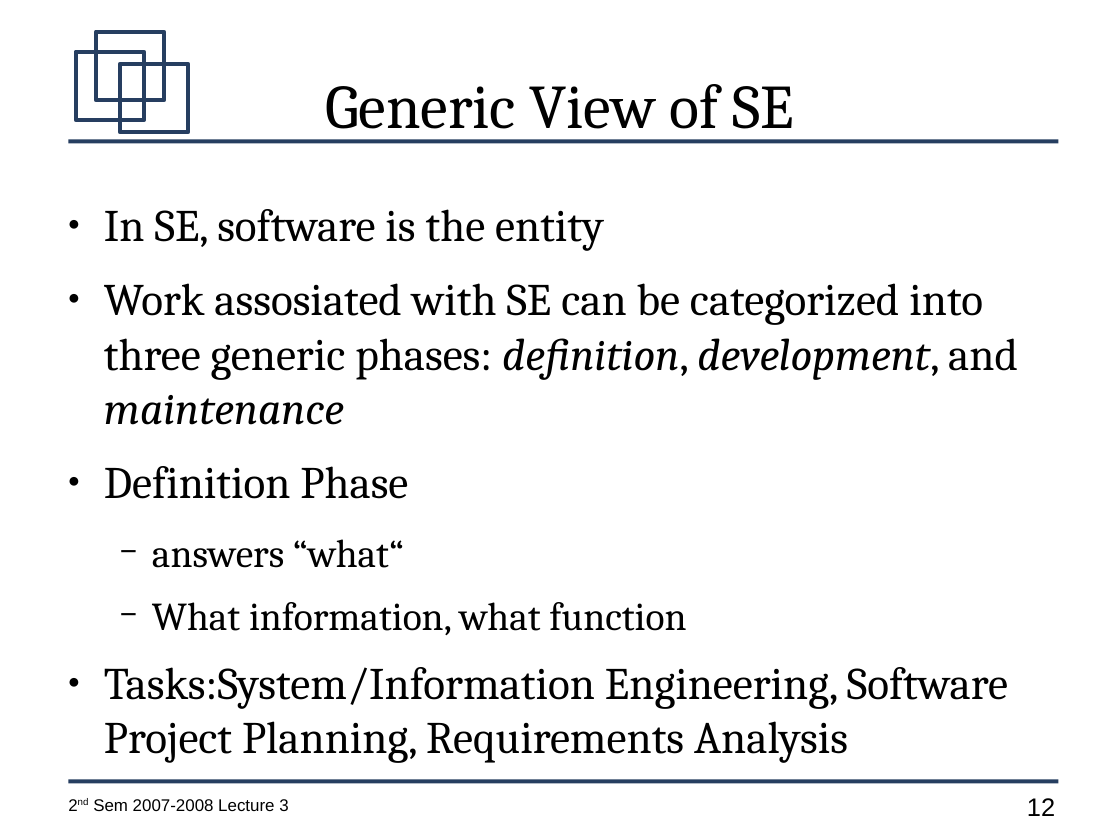
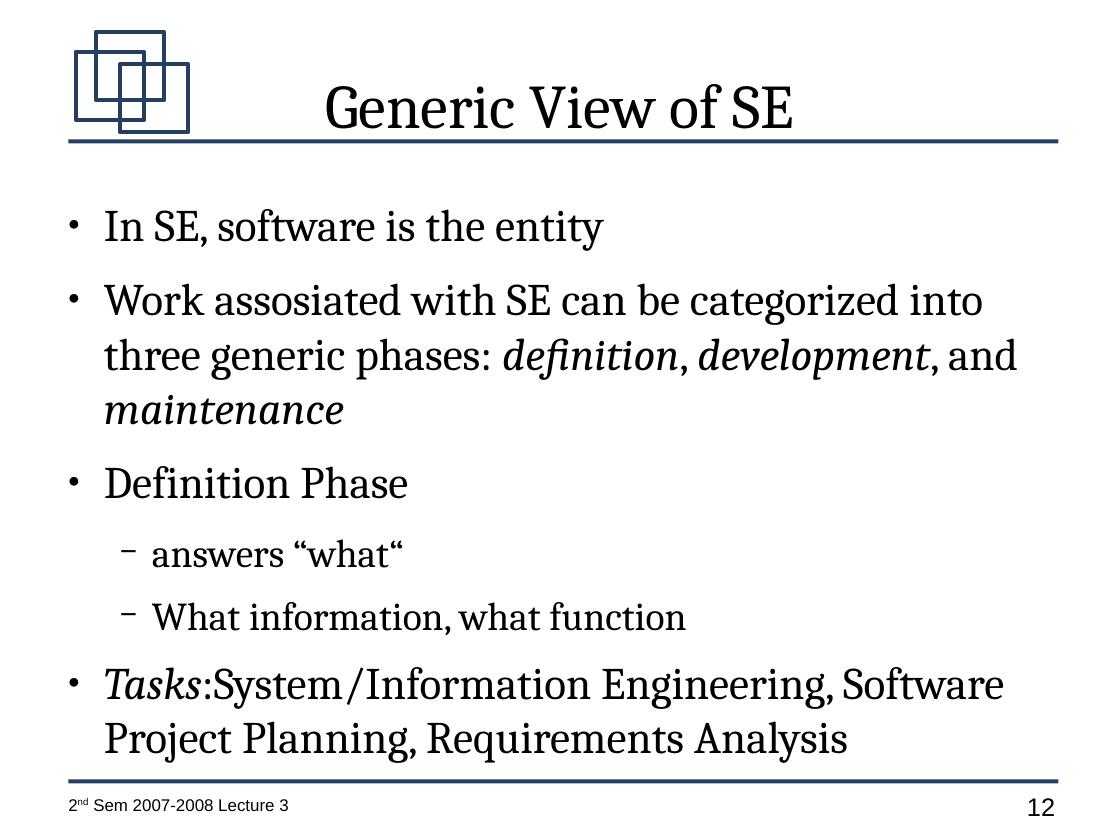
Before and after one commit to jachermocilla/jach-homepage, a slide deck: slide 12 of CMSC128-2nd-Sem-2007-L3.odp. Drawn at 1120x840 pixels with LibreOffice and Linux fonts; fonts in the diff are those of the drawing. Boxes give left, top, right and bottom in pixels: in the first picture for what was removed or moved away, otherwise in the second. Text is boxed around its words. In the diff, an @@ line names an element or a change of style, - is before the commit and + after.

```diff
--- a/CMSC128-2nd-Sem-2007-L3.odp
+++ b/CMSC128-2nd-Sem-2007-L3.odp
@@ text at bbox=[104, 667, 1004, 763]: italic on in "Tasks:System/Information" @@
```
Also in this commit, not shown: 3 other slides changed, 7 slides added.
